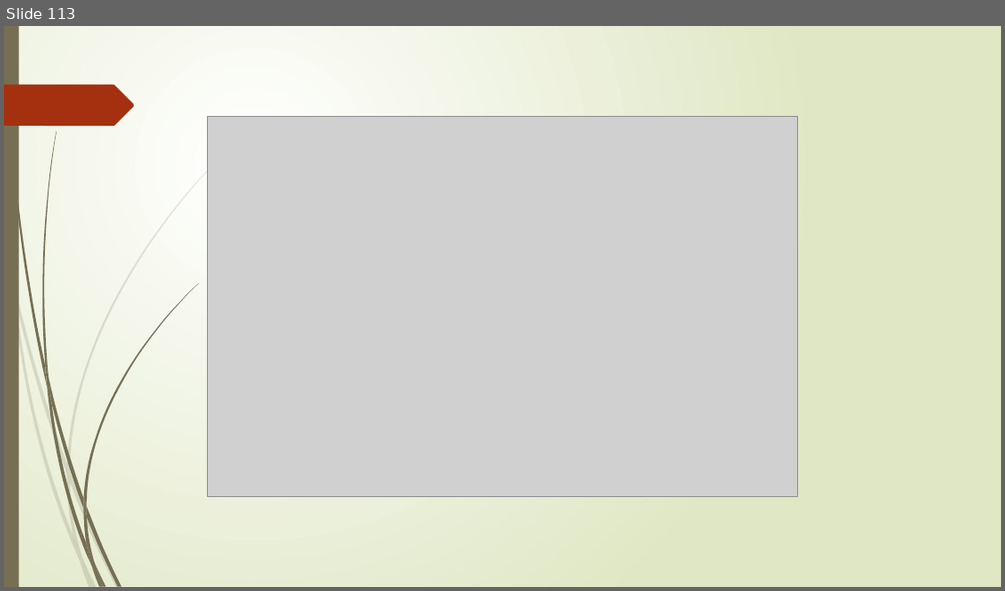
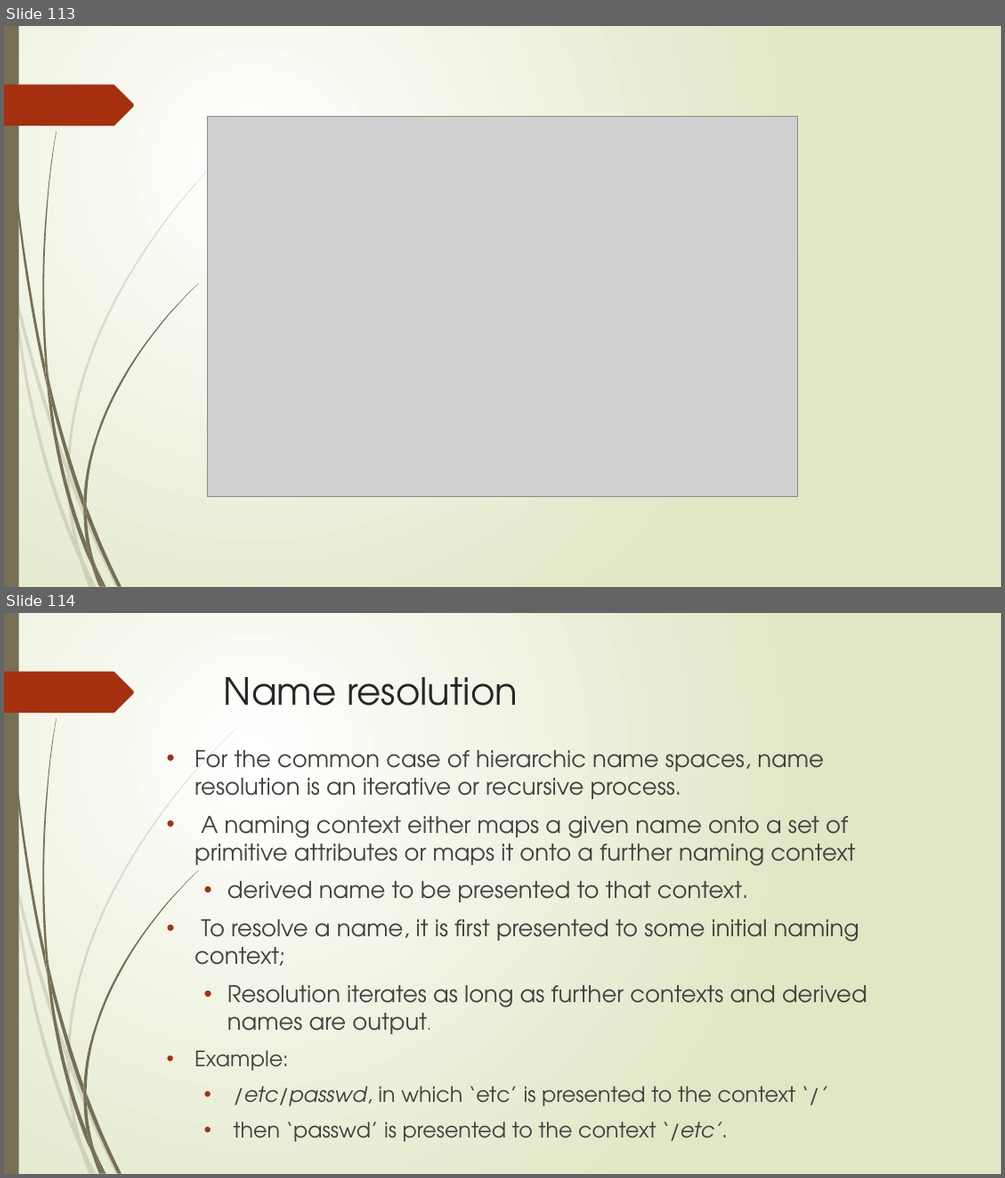
Before and after one commit to sanjayshimoga/nmit-distributed_systems, a slide deck: DISTRIBUTED FILE SYSTEMS.pptx. Shown one above the other, each under a label of ours: slide 113 before the commit, slides 113 and 114 after it. The pictures are 1005x591 and 1005x1178 pixels, drawn with LibreOffice and Linux fonts; fonts in the diff are those of the drawing; grey boxes stand for pictures. Boxes give left, top, right and bottom in pixels: in the first picture for what was removed or moved away, otherwise in the second. Text is boxed around its words. In the diff, an @@ line names an element or a change of style, - is before the commit and + after.

```diff
--- a/DISTRIBUTED FILE SYSTEMS.pptx
+++ b/DISTRIBUTED FILE SYSTEMS.pptx
@@ slide 114 added at [4, 613, 1001, 1174], background gradient #FFFFFF to #DFE8C4; not listed: 24 template elements that a slide beside it also shows @@
@@ title added at [224, 677, 518, 706], 36 pt, text #262626 @@
+Name resolution
@@ text added at [194, 750, 867, 1106], 22.2 pt, text #404040 @@
+• For the common case of hierarchic name spaces, name resolution is an iterative or recursive process.
+• A naming context either maps a given name onto a set of primitive attributes or maps it onto a further naming context
+  • derived name to be presented to that context.
+• To resolve a name, it is first presented to some initial naming context;
+  • Resolution iterates as long as further contexts and derived names are output.
+• Example:
+  • /etc/passwd, in which ‘etc’ is presented to the context ‘/’
+  • then ‘passwd’ is presented to the context ‘/etc’.
```
Also in this commit, not shown: 12 other slides added, 2 other files.
